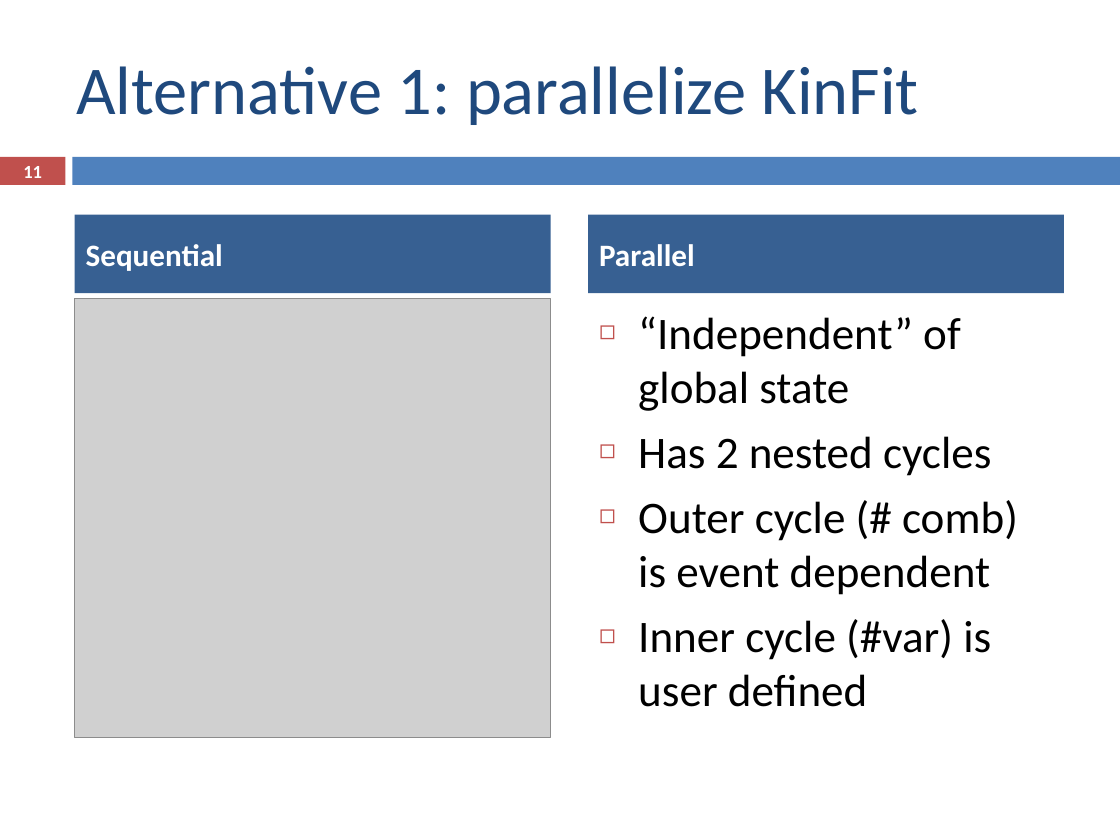
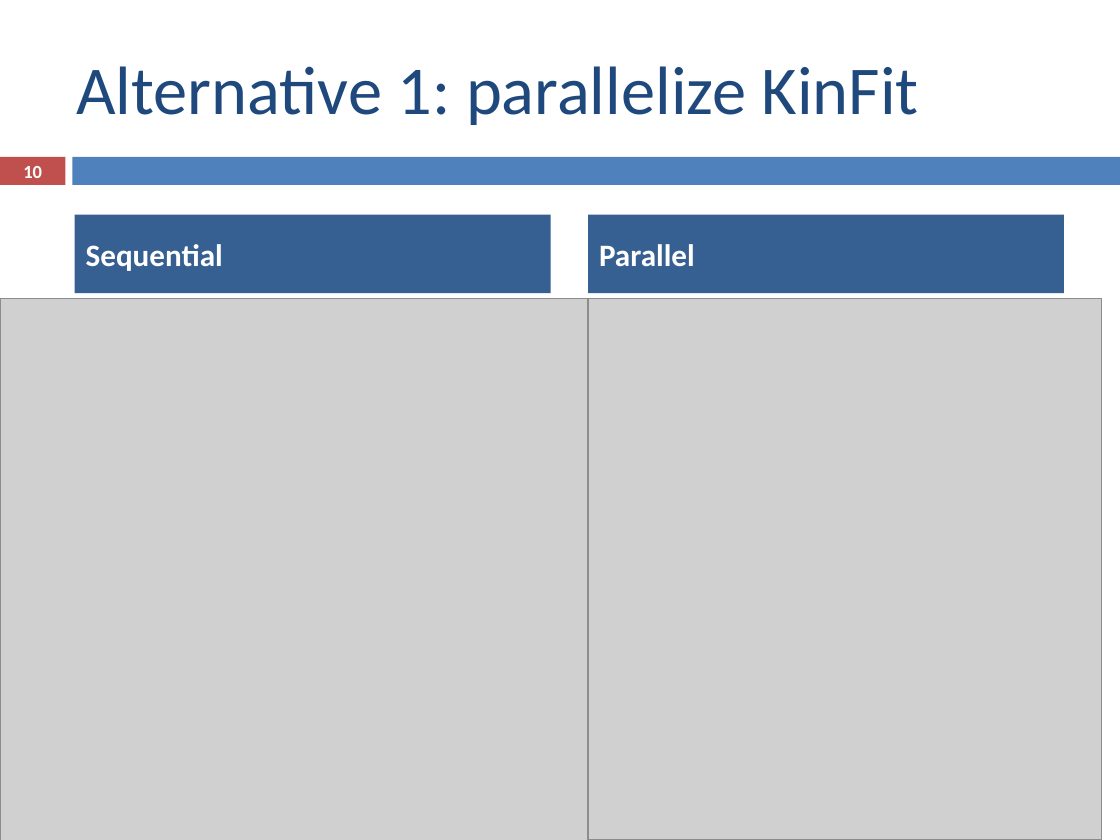
Before and after one commit to ampereira/mscthesis-liptool, a slide deck: slide 10 of doc/partial presentation/partial_presentation.pptx (slide 11 before the commit). Drawn at 1120x840 pixels with LibreOffice and Linux fonts; fonts in the diff are those of the drawing; grey boxes stand for pictures. Boxes give left, top, right and bottom in pixels: in the first picture for what was removed or moved away, otherwise in the second. Text is boxed around its words. In the diff, an @@ line names an element or a change of style, - is before the commit and + after.

```diff
--- a/doc/partial presentation/partial_presentation.pptx
+++ b/doc/partial presentation/partial_presentation.pptx
@@ page number at bbox=[23, 166, 42, 178]: text changed @@
-11
+10
@@ picture: place and size @@
-picture at bbox=[75, 299, 551, 738]
+picture at bbox=[0, 299, 588, 840]
@@ picture added at bbox=[514, 299, 1101, 840] @@
@@ text removed at bbox=[638, 316, 1018, 707] @@
-◻ “Independent” of global state
-◻ Has 2 nested cycles
-◻ Outer cycle (# comb) is event dependent
-◻ Inner cycle (#var) is user defined
```
Also in this commit, not shown: 7 other slides changed, 1 slide added, 1 slide removed, 12 other files.
